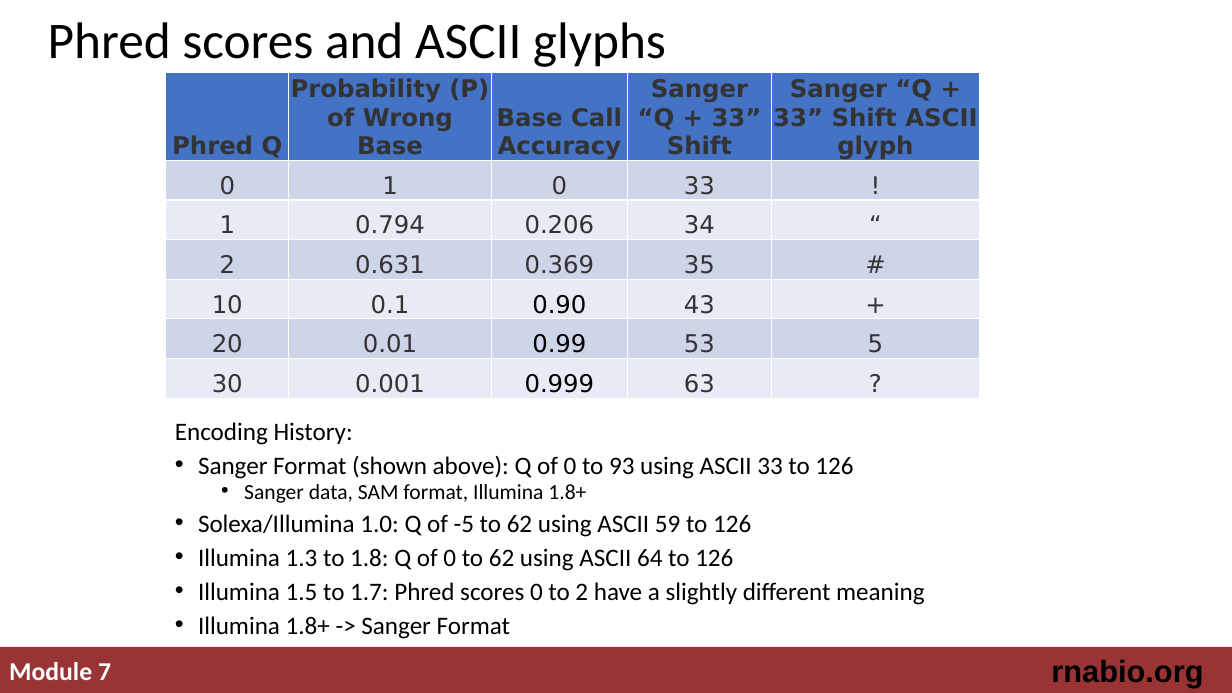
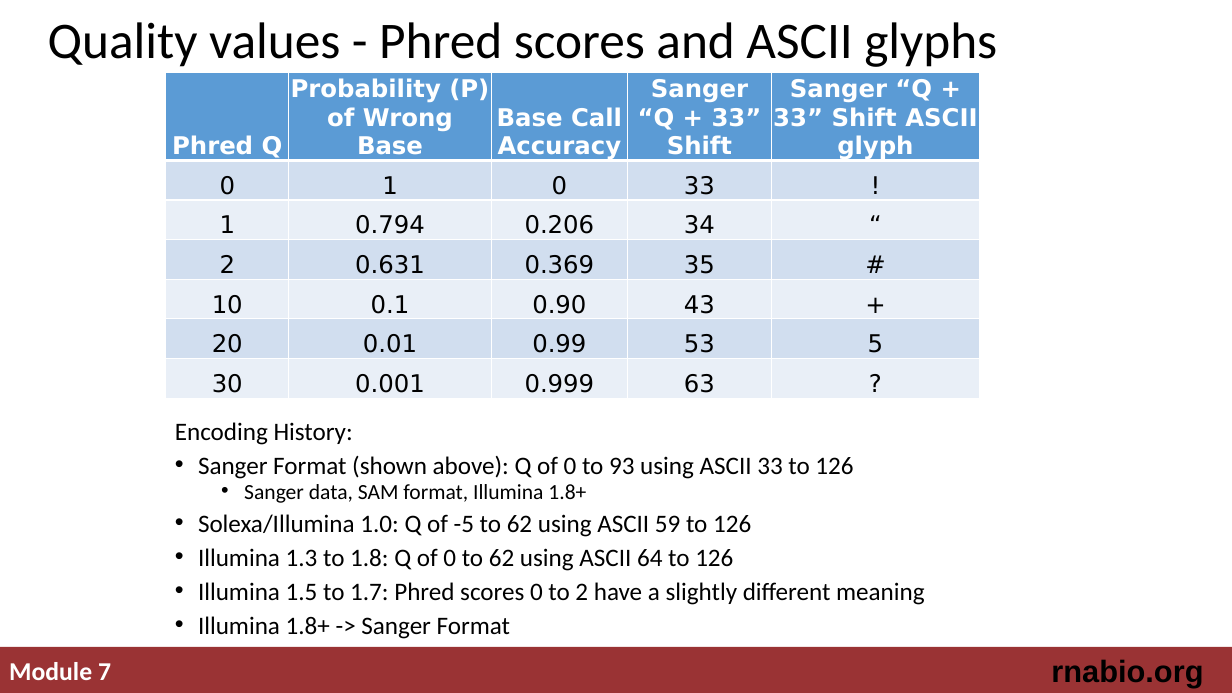
Before and after one commit to griffithlab/rnabio.org, a slide deck: slide 5 of assets/lectures/cbw-cshl/2019/mini/RNASeq_MiniLecture_07_FASTA_FASTQ_GTF.pptx. Drawn at 1232x693 pixels with LibreOffice and Linux fonts; fonts in the diff are those of the drawing. Boxes give left, top, right and bottom in pixels: in the first picture for what was removed or moved away, otherwise in the second. Text is boxed around its words. In the diff, an @@ line names an element or a change of style, - is before the commit and + after.

```diff
--- a/assets/lectures/cbw-cshl/2019/mini/RNASeq_MiniLecture_07_FASTA_FASTQ_GTF.pptx
+++ b/assets/lectures/cbw-cshl/2019/mini/RNASeq_MiniLecture_07_FASTA_FASTQ_GTF.pptx
@@ title at box(48, 22, 997, 67): text changed @@
-Phred scores and ASCII glyphs
+Quality values - Phred scores and ASCII glyphs
@@ table at box(165, 72, 980, 399) @@
@@ fill #4472C4 to #5B9BD5 in row 1 @@
@@ fill #CFD5EA to #D2DEEF in 15 cells @@
@@ fill #E9EBF5 to #EAEFF7 in 15 cells @@
@@ text colour #333333 to #FFFFFF in "Phred Q", "Probability (P) of Wrong Base", "Base Call Accuracy", "Sanger “Q + 33” Shift" and 1 more places @@
@@ text colour #333333 to #000000 in "0", "1", "0", "33" and 23 more places @@
```
Also in this commit, not shown: 1 other slide changed, 4 slides added, 1 slide removed.
